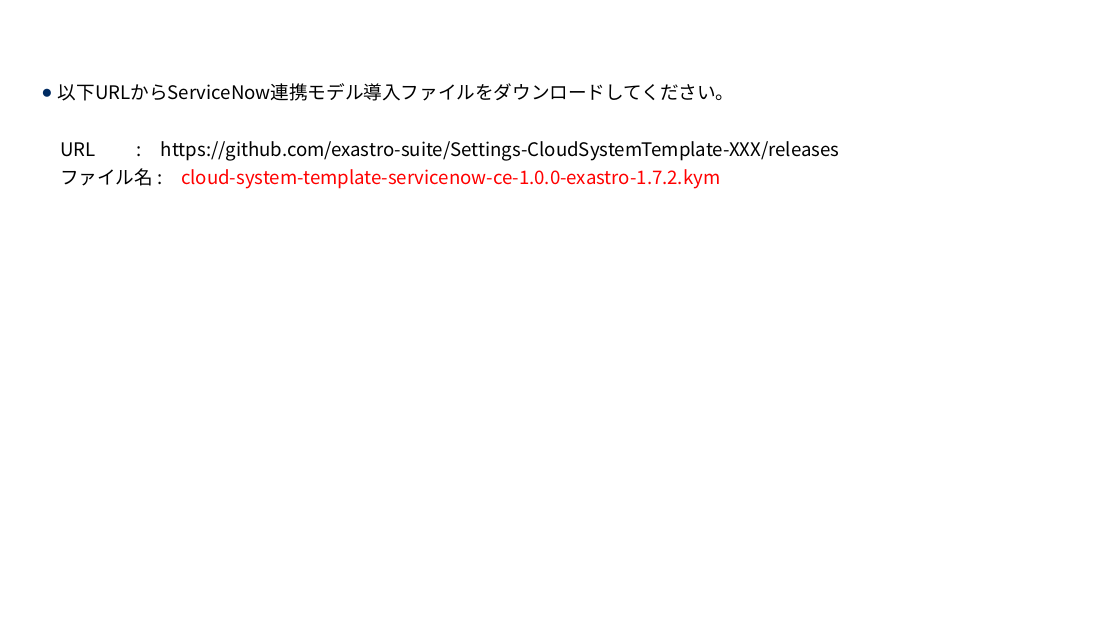
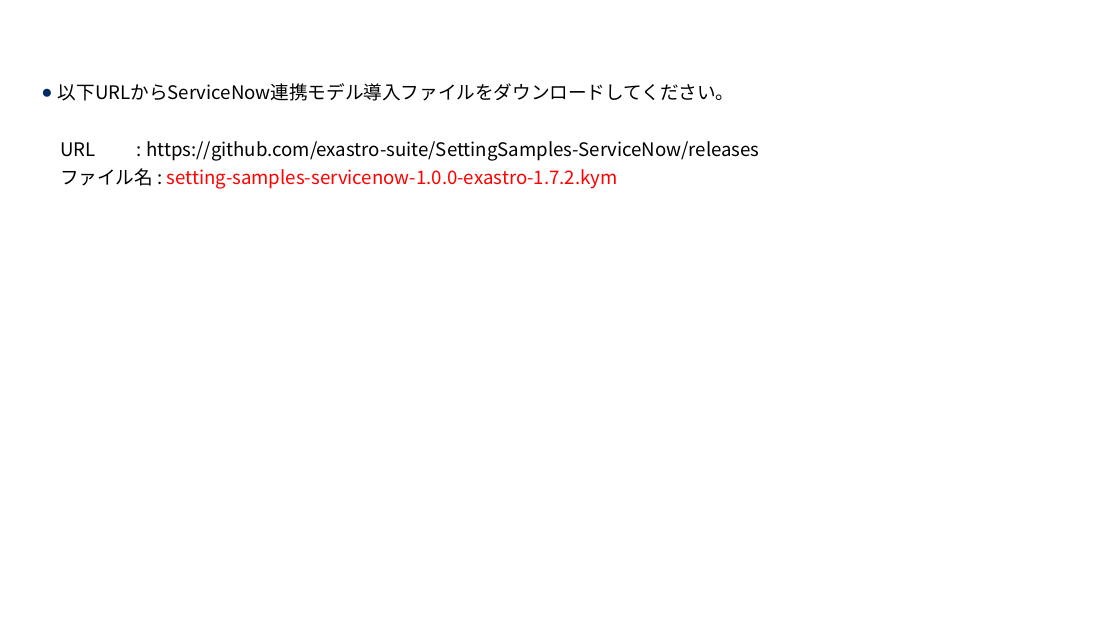
Before and after one commit to exastro-suite/SettingSamples-ServiceNow, a slide deck: slide 14 of docs/setting-samples-servicenow-install_ja.pptx. Drawn at 1120x630 pixels with LibreOffice and Linux fonts; fonts in the diff are those of the drawing; background and template pictures are left out. Boxes give left, top, right and bottom in pixels: in the first picture for what was removed or moved away, otherwise in the second. Text is boxed around its words. In the diff, an @@ line names an element or a change of style, - is before the commit and + after.

```diff
--- a/docs/setting-samples-servicenow-install_ja.pptx
+++ b/docs/setting-samples-servicenow-install_ja.pptx
@@ text at <box>60,141,759,189</box>: text changed @@
-  URL : https://github.com/exastro-suite/Settings-CloudSystemTemplate-XXX/releases
-  ファイル名 : cloud-system-template-servicenow-ce-1.0.0-exastro-1.7.2.kym
+  URL : https://github.com/exastro-suite/SettingSamples-ServiceNow/releases
+  ファイル名 : setting-samples-servicenow-1.0.0-exastro-1.7.2.kym
```
Also in this commit, not shown: 2 other slides changed, 1 other file.
